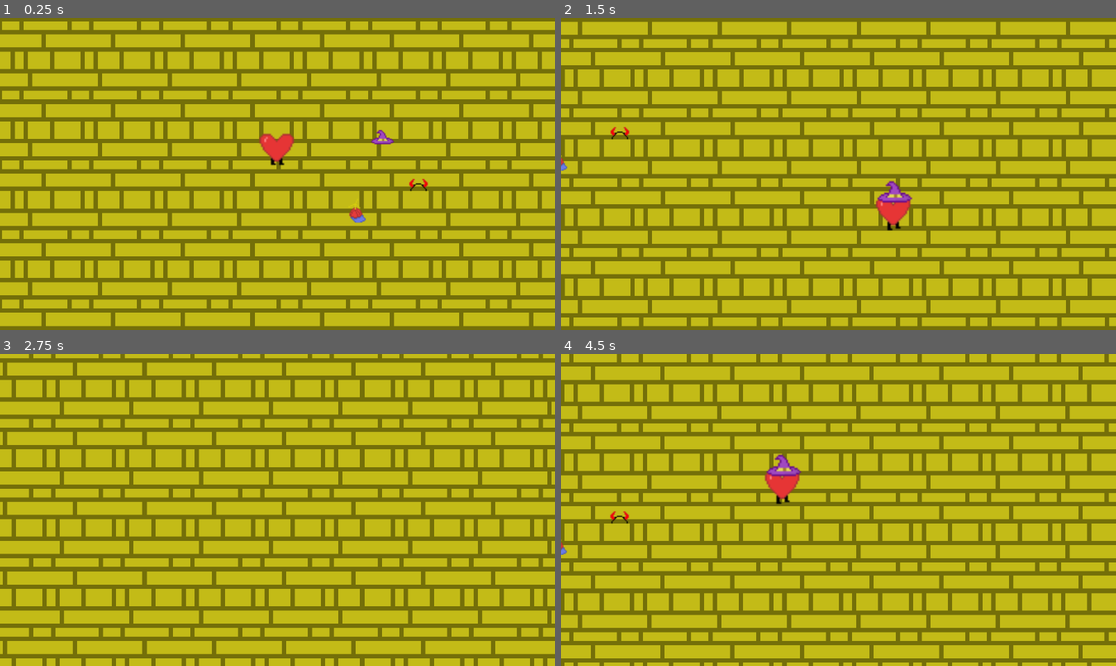
Above: before the commit, frames 1-4 (two rows, left to right).
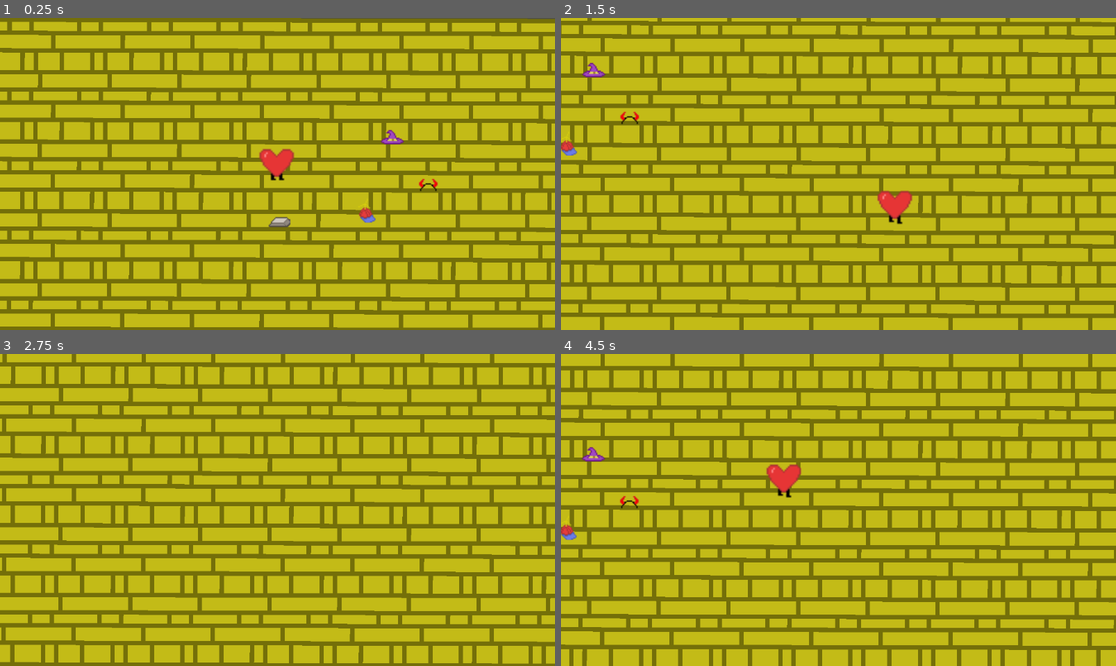
Above: after the commit, the same moments.

Repository: Lauromine/transjam2024
Game: Godot game, scene res://scenes/main.tscn
Same seed, same stepped clock (60 frames per second), same inputs: the game is played once before the commit and once after it.
Inputs:
- Up to frame 1 (0.25 s): no input
- Up to frame 2 (1.5 s): hold Right (player_right) 0.53-1.28 s; tap E (change_hat) at 0.6 s; hold Down (player_down) from 1.28 s (still down); tap Space (use_power) at 1.35 s
- Up to frame 3 (2.75 s): release Down (player_down) at 2.03 s; hold Right (player_right) from 2.03 s (still down); tap E (change_hat) at 2.1 s
- Up to frame 4 (4.5 s): release Right (player_right) at 2.78 s; hold Up (player_up) 2.78-3.53 s; tap Space (use_power) at 2.85, 4.35 s; hold Left (player_left) from 3.53 s (still down); tap E (change_hat) at 3.6 s

The runs differ from the first frame. In frame 1, 31% of the frame differs, in the area x 0-100%, y 0-100%; in frame 2, 47%; in frame 3, 48%; in frame 4, 48%.
Error after the commit: Parse Error: Expected end of statement after variable declaration, found "Identifier" instead. (res://scenes/main.gd:3)

Commit message:
pressure plate

Diff:
--- /dev/null
+++ b/global.gd
@@ -0,0 +1,11 @@
+extends Node
+
+
+# Called when the node enters the scene tree for the first time.
+func _ready():
+	pass # Replace with function body.
+
+
+# Called every frame. 'delta' is the elapsed time since the previous frame.
+func _process(delta):
+	pass
--- a/project.godot
+++ b/project.godot
@@ -15,9 +15,18 @@
 config/features=PackedStringArray("4.3", "Forward Plus")
 config/icon="res://icon.svg"
 
+[autoload]
+
+DialogueManager="*res://addons/dialogue_manager/dialogue_manager.gd"
+Global="*res://global.gd"
+
 [dotnet]
 
 project/assembly_name="TransJam2024"
+
+[editor_plugins]
+
+enabled=PackedStringArray("res://addons/dialogue_manager/plugin.cfg")
 
 [input]
 
@@ -56,6 +65,10 @@
 ]
 }
 
+[internationalization]
+
+locale/translations_pot_files=PackedStringArray("res://test.dialogue")
+
 [layer_names]
 
 2d_physics/layer_1="player"
--- a/scenes/hat.gd
+++ b/scenes/hat.gd
@@ -8,7 +8,6 @@
 	for sprite_child in sprites.get_children():
 		if sprite_child.name != hat_type :
 			(sprite_child as Sprite2D).visible = false
-	pass # Replace with function body.
 
 # Called every frame. 'delta' is the elapsed time since the previous frame.
 func _process(delta: float) -> void:
--- /dev/null
+++ b/scenes/key.tscn
@@ -0,0 +1,17 @@
+[gd_scene load_steps=3 format=3 uid="uid://t8mre2f5vkmm"]
+
+[ext_resource type="Texture2D" uid="uid://8sh0mgy381f5" path="res://assets/sprites/Misc.png" id="1_qucvu"]
+
+[sub_resource type="RectangleShape2D" id="RectangleShape2D_tsdk0"]
+size = Vector2(20, 22)
+
+[node name="key" type="Area2D"]
+
+[node name="CollisionShape2D" type="CollisionShape2D" parent="."]
+position = Vector2(0, 3)
+shape = SubResource("RectangleShape2D_tsdk0")
+
+[node name="Sprite2D" type="Sprite2D" parent="."]
+texture = ExtResource("1_qucvu")
+region_enabled = true
+region_rect = Rect2(8, 32, 16, 24)
--- /dev/null
+++ b/scenes/main.gd
@@ -0,0 +1,11 @@
+extends Node2D
+
+@export var key Area2D
+# Called when the node enters the scene tree for the first time.
+func _ready():
+	# Replace with function body.
+
+
+# Called every frame. 'delta' is the elapsed time since the previous frame.
+func _process(delta):
+	pass
--- a/scenes/main.tscn
+++ b/scenes/main.tscn
@@ -1,29 +1,58 @@
-[gd_scene load_steps=7 format=3 uid="uid://ckp11cdg8i5op"]
+[gd_scene load_steps=11 format=3 uid="uid://ckp11cdg8i5op"]
 
 [ext_resource type="PackedScene" uid="uid://b2jvbk83sgp6k" path="res://scenes/player.tscn" id="1_guk67"]
+[ext_resource type="Script" path="res://scenes/main.gd" id="1_ib81l"]
 [ext_resource type="Texture2D" uid="uid://dd6vhhulexsvh" path="res://assets/YellowFloor.png" id="1_lyyyx"]
-[ext_resource type="PackedScene" uid="uid://gh4e1djagacl" path="res://scenes/hat.tscn" id="3_ebp7k"]
+[ext_resource type="Texture2D" uid="uid://8sh0mgy381f5" path="res://assets/sprites/Misc.png" id="2_a4x07"]
+[ext_resource type="PackedScene" uid="uid://43q1joegvbka" path="res://scenes/hat.tscn" id="3_ebp7k"]
 [ext_resource type="AudioStream" uid="uid://b0xkqv34ky1f7" path="res://assets/sound/music/music game.ogg" id="4_k5521"]
+[ext_resource type="PackedScene" uid="uid://cri6gu1m3oyj8" path="res://scenes/pressure_plate.tscn" id="7_ksmt0"]
 
 [sub_resource type="TileSetAtlasSource" id="TileSetAtlasSource_8invs"]
 texture = ExtResource("1_lyyyx")
 0:0/0 = 0
 
+[sub_resource type="TileSetAtlasSource" id="TileSetAtlasSource_fvwsf"]
+texture = ExtResource("2_a4x07")
+0:0/size_in_atlas = Vector2i(2, 2)
+0:0/0 = 0
+2:0/size_in_atlas = Vector2i(2, 2)
+2:0/0 = 0
+0:2/size_in_atlas = Vector2i(2, 2)
+0:2/0 = 0
+2:2/size_in_atlas = Vector2i(2, 2)
+2:2/0 = 0
+4:2/size_in_atlas = Vector2i(2, 2)
+4:2/0 = 0
+6:2/size_in_atlas = Vector2i(2, 2)
+6:2/0 = 0
+0:4/size_in_atlas = Vector2i(2, 2)
+0:4/0 = 0
+2:4/size_in_atlas = Vector2i(2, 2)
+2:4/0 = 0
+4:4/size_in_atlas = Vector2i(2, 2)
+4:4/0 = 0
+
 [sub_resource type="TileSet" id="TileSet_tq343"]
 sources/1 = SubResource("TileSetAtlasSource_8invs")
+sources/2 = SubResource("TileSetAtlasSource_fvwsf")
 
-[node name="Main" type="Node2D"]
+[node name="Main" type="Node2D" node_paths=PackedStringArray("key")]
+script = ExtResource("1_ib81l")
+key = NodePath("")
 
 [node name="TileMap" type="TileMap" parent="."]
 texture_filter = 1
+rotation = 0.00212832
 scale = Vector2(4, 4)
 tile_set = SubResource("TileSet_tq343")
 format = 2
 layer_0/name = "ground"
 layer_0/tile_data = PackedInt32Array(0, 1, 0, 1, 1, 0, 2, 1, 0, 3, 1, 0, 4, 1, 0, 5, 1, 0, 6, 1, 0, 7, 1, 0, 8, 1, 0, 9 …(50265 unchanged characters)…
+layer_1/name = "misc"
 
 [node name="Player" parent="." instance=ExtResource("1_guk67")]
-position = Vector2(561, 119)
+position = Vector2(552, 133)
 scale = Vector2(0.5, 0.5)
 
 [node name="Hat" parent="." instance=ExtResource("3_ebp7k")]
@@ -39,3 +68,6 @@
 [node name="TimmyHat" parent="." instance=ExtResource("3_ebp7k")]
 position = Vector2(633, 177)
 hat_type = "TIMMY"
+
+[node name="plressute_plate" parent="." instance=ExtResource("7_ksmt0")]
+position = Vector2(552, 188)
--- /dev/null
+++ b/scenes/pressure_plate.gd
@@ -0,0 +1,23 @@
+extends Area2D
+class_name Plate
+
+@export var plate_type = "UNPRESSED"
+@export var key_scene: PackedScene
+@export var key_postition: Node2D
+# Called when the node enters the scene tree for the first time.
+func _ready() -> void:
+	var sprites = $Sprites
+	for sprite_child in sprites.get_children():
+		if sprite_child.name != plate_type :
+			(sprite_child as Sprite2D).visible = false
+	pass # Replace with function body.
+
+
+# Called every frame. 'delta' is the elapsed time since the previous frame.
+func _process(delta) -> void:
+	pass
+
+
+func _on_body_entered(body):
+	var key_instance = key_scene.instantiate()
+	key_instance.transform = key_postition.transform
--- /dev/null
+++ b/scenes/pressure_plate.tscn
@@ -0,0 +1,31 @@
+[gd_scene load_steps=5 format=3 uid="uid://cri6gu1m3oyj8"]
+
+[ext_resource type="Script" path="res://scenes/pressure_plate.gd" id="1_eor2e"]
+[ext_resource type="PackedScene" uid="uid://t8mre2f5vkmm" path="res://scenes/key.tscn" id="2_a0wol"]
+[ext_resource type="Texture2D" uid="uid://8sh0mgy381f5" path="res://assets/sprites/Misc.png" id="2_fiycu"]
+
+[sub_resource type="RectangleShape2D" id="RectangleShape2D_8eucc"]
+size = Vector2(19, 22)
+
+[node name="plressute_plate" type="Area2D"]
+script = ExtResource("1_eor2e")
+key_scene = ExtResource("2_a0wol")
+
+[node name="sprites" type="Node2D" parent="."]
+
+[node name="UNPRESSED" type="Sprite2D" parent="sprites"]
+texture = ExtResource("2_fiycu")
+region_enabled = true
+region_rect = Rect2(32, 8, 24, 16)
+
+[node name="PRESSED" type="Sprite2D" parent="sprites"]
+texture = ExtResource("2_fiycu")
+region_enabled = true
+region_rect = Rect2(0, 8, 24, 16)
+
+[node name="CollisionShape2D" type="CollisionShape2D" parent="."]
+position = Vector2(2, -0.5)
+rotation = 1.5708
+shape = SubResource("RectangleShape2D_8eucc")
+
+[connection signal="body_entered" from="." to="." method="_on_body_entered"]
Binary file added: assets/sprites/Misc.png
Not shown, changed: assets/sprites/Misc.png.import
Not shown: 1 places in scenes/hat.tscn that only renumber resources
